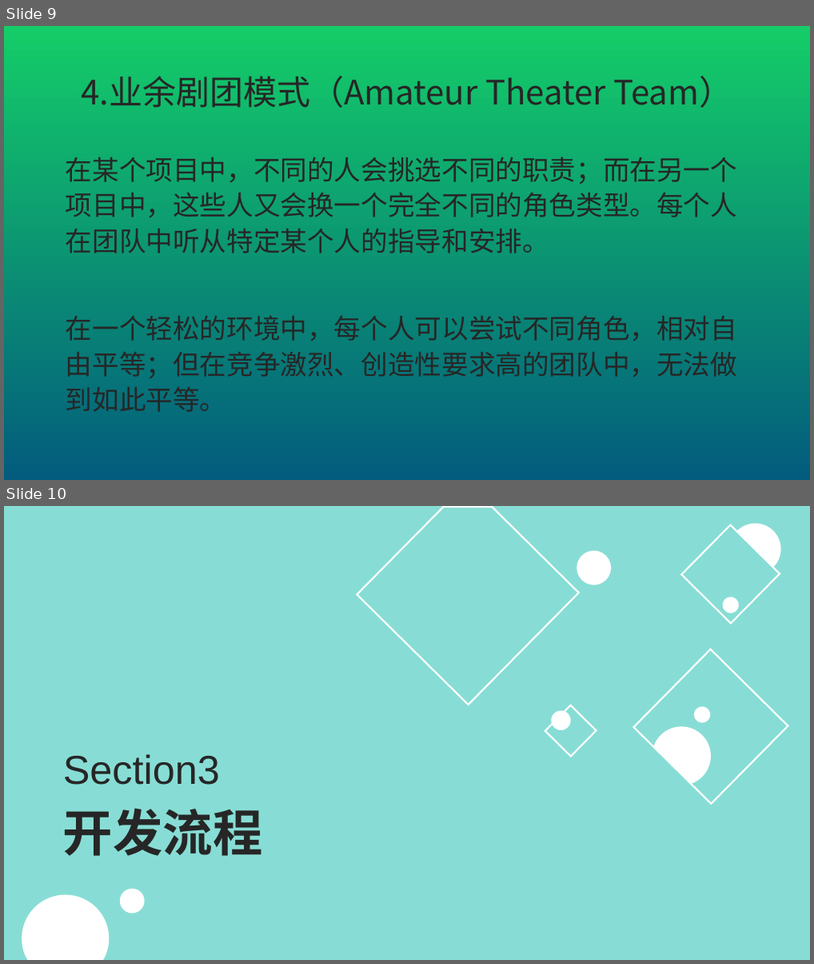
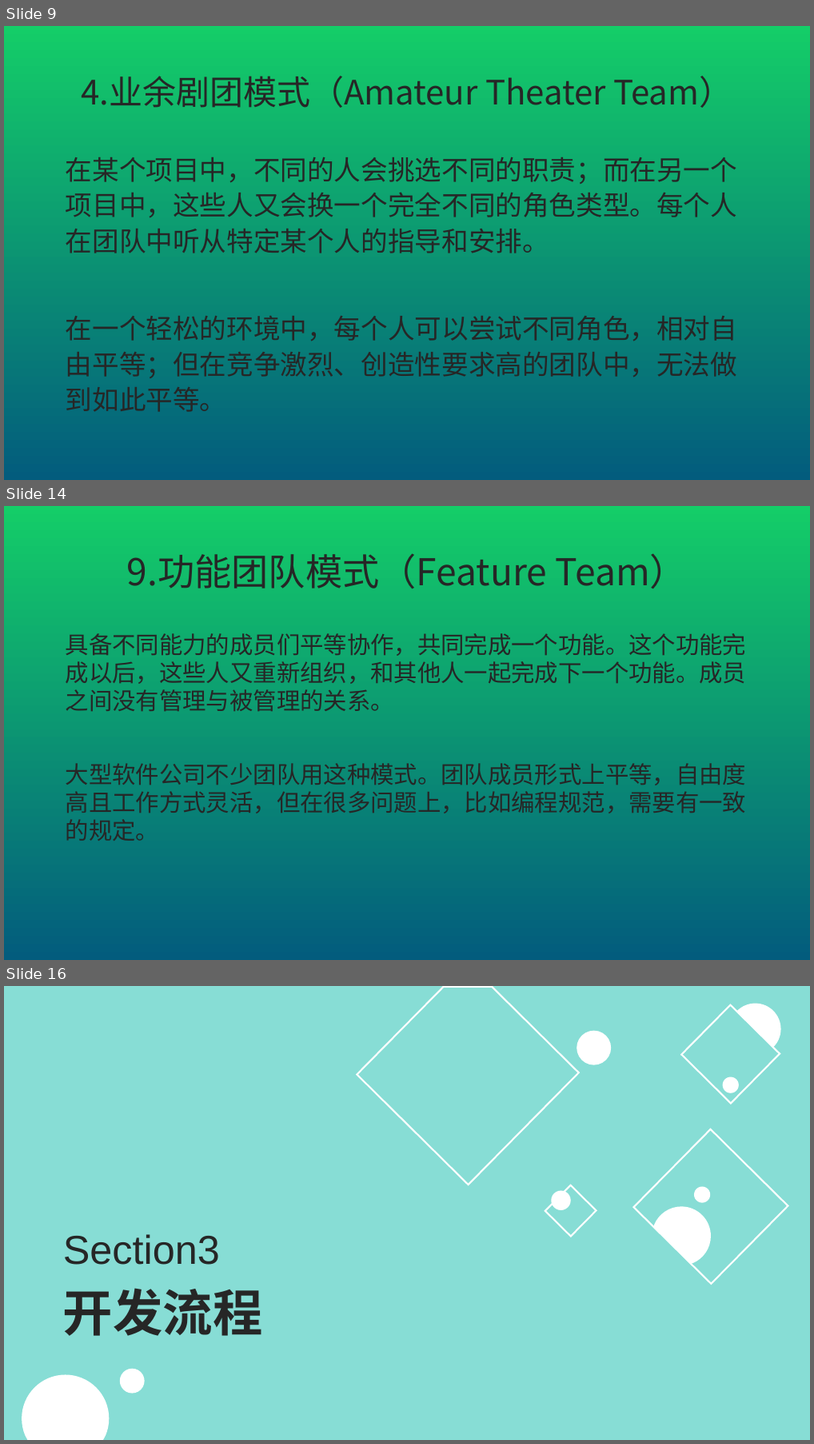
Before and after one commit to JFBabyHorse/learngit-and-BWESE, a slide deck: chapter5 团队和流程.pptx. Shown one above the other, each under a label of ours: slides 9 and 10 before the commit, slides 9, 14 and 16 after it; the slides between them are not shown. The pictures are 814x964 and 814x1444 pixels, drawn with LibreOffice and Linux fonts; fonts in the diff are those of the drawing. Boxes give left, top, right and bottom in pixels: in the first picture for what was removed or moved away, otherwise in the second. Text is boxed around its words. In the diff, an @@ line names an element or a change of style, - is before the commit and + after.

```diff
--- a/chapter5 团队和流程.pptx
+++ b/chapter5 团队和流程.pptx
@@ slide 14 added at (4, 506, 810, 960), background gradient #14CD68 to #035C7D @@
@@ title added at (127, 553, 687, 588), 44 pt, text #262626 @@
+9.功能团队模式（Feature Team）
@@ text added at (66, 633, 746, 840), 28 pt, text #262626 @@
+具备不同能力的成员们平等协作，共同完成一个功能。这个功能完成以后，这些人又重新组织，和其他人一起完成下一个功能。成员之间没有管理与被管理的关系。
+大型软件公司不少团队用这种模式。团队成员形式上平等，自由度高且工作方式灵活，但在很多问题上，比如编程规范，需要有一致的规定。
@@ what was slide 10 is now slide 16 @@
```
Also in this commit, not shown: 5 other slides added.
